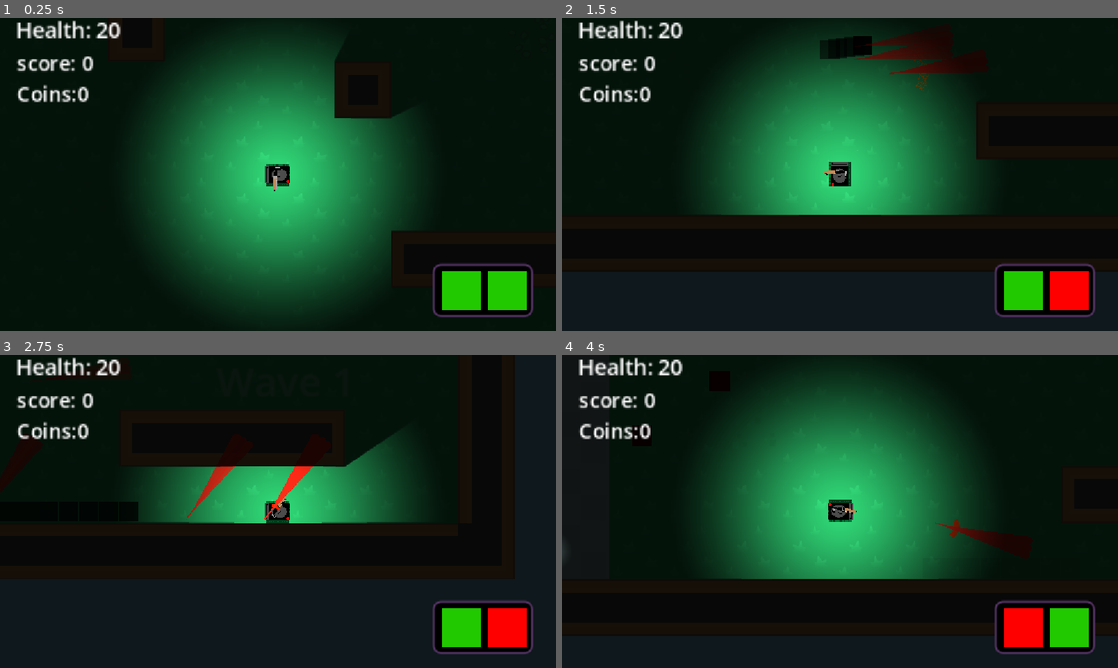
Above: before the commit, frames 1-4 (two rows, left to right).
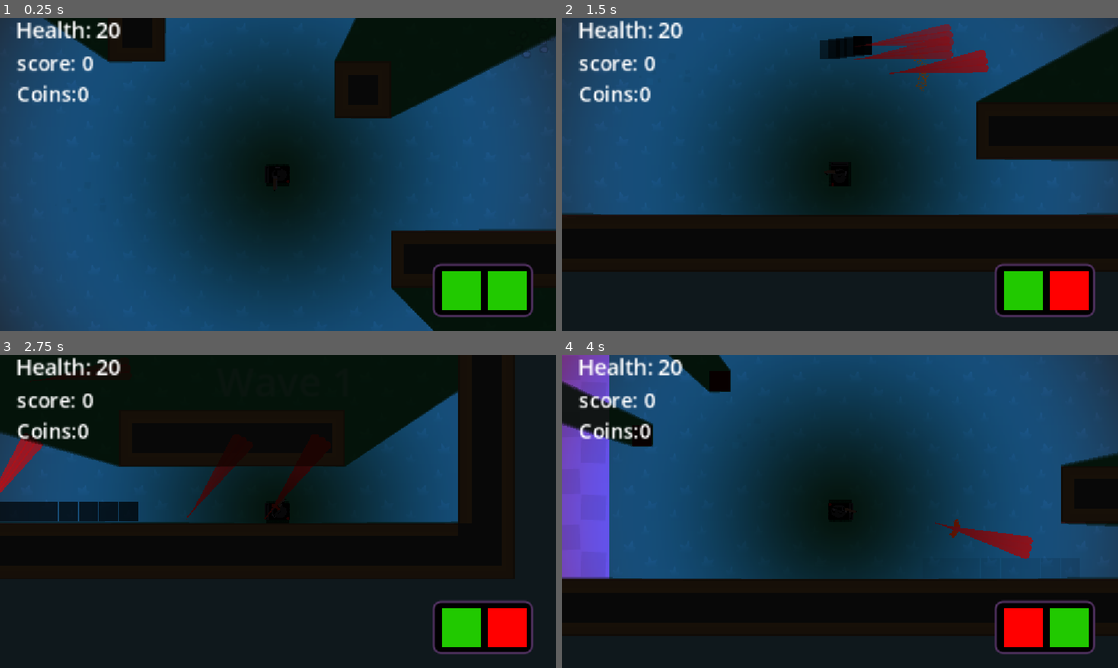
Above: after the commit, the same moments.

Repository: isaacK-428/shot_gun_craze
Game: Godot game, scene res://scenes/maps/courtyard.tscn
Two runs of this game, one before a commit and one after it. Both use one fixed random seed, a clock stepped at 60 frames per second and the inputs below.
Inputs (mouse positions are in pixels of both pictures, inside the frame that each line leads up to):
- Up to frame 1 (0.25 s): no input
- Up to frame 2 (1.5 s): tap Enter at 0.5 s; move the mouse to (962, 158) at 0.52 s; hold Right (go_right) 0.53-1.28 s; hold Space (shoot) 0.53-1.28 s; tap Shift (dash) at 0.6 s; move the mouse to (728, 190) at 1.27 s; hold Down (go_down) from 1.28 s (still down); tap Space (shoot) at 1.35 s
- Up to frame 3 (2.75 s): tap Shift (dash) at 1.55, 2.1 s; tap R (restart) at 2 s; move the mouse to (333, 442) at 2.02 s; release Down (go_down) at 2.03 s; hold Right (go_right) from 2.03 s (still down); hold Space (shoot) from 2.03 s (still down)
- Up to frame 4 (4 s): move the mouse to (812, 574) at 2.77 s; release Right (go_right) at 2.78 s; release Space (shoot) at 2.78 s; hold Up (go_up) 2.78-3.53 s; tap E (melee_attack) at 2.85 s; tap Shift (dash) at 3.05 s; move the mouse to (1006, 558) at 3.52 s; hold Left (go_left) from 3.53 s (still down); hold Space (shoot) from 3.53 s (still down)

The runs differ from the first frame. In frame 1, 80% of the frame differs, in the area x 0-100%, y 0-100%; in frame 2, 54%; in frame 3, 18%; in frame 4, 67%.

Commit message:
Shop improvements
made so UI shop impreovements I also messed up the light texture :(

Diff:
--- /dev/null
+++ b/powerUp.json
@@ -0,0 +1,29 @@
+{
+  "oldParams": true,
+  "wave_type": 0,
+  "p_env_attack": 0,
+  "p_env_sustain": 0.27695315108885105,
+  "p_env_punch": 0,
+  "p_env_decay": 0.29843206288319535,
+  "p_base_freq": 0.3198878472805862,
+  "p_freq_limit": 0,
+  "p_freq_ramp": 0.27152297502566364,
+  "p_freq_dramp": 0,
+  "p_vib_strength": 0,
+  "p_vib_speed": 0,
+  "p_arp_mod": 0,
+  "p_arp_speed": 0,
+  "p_duty": 0.30447000943190455,
+  "p_duty_ramp": 0,
+  "p_repeat_speed": 0.647786591233678,
+  "p_pha_offset": 0,
+  "p_pha_ramp": 0,
+  "p_lpf_freq": 1,
+  "p_lpf_ramp": 0,
+  "p_lpf_resonance": 0,
+  "p_hpf_freq": 0,
+  "p_hpf_ramp": 0,
+  "sound_vol": 0.25,
+  "sample_rate": 44100,
+  "sample_size": 8
+}
--- a/scenes/UI/main_menu.tscn
+++ b/scenes/UI/main_menu.tscn
@@ -6,6 +6,7 @@
 [ext_resource type="StyleBox" uid="uid://btuhcg7n0r51" path="res://themes/normal.tres" id="3_wu84c"]
 [ext_resource type="StyleBox" uid="uid://db0st4lxg6fwu" path="res://themes/normal_hover.tres" id="4_8ln24"]
 [ext_resource type="StyleBox" uid="uid://dr3stafqn7dpd" path="res://themes/pressed.tres" id="5_rtw2f"]
+[ext_resource type="AudioStream" uid="uid://dhmm8yc674fd0" path="res://assets/click.wav" id="7_bm8t2"]
 
 [sub_resource type="StyleBoxFlat" id="StyleBoxFlat_8ln24"]
 bg_color = Color(0.34454858, 0.6472204, 0.7514278, 1)
@@ -91,6 +92,7 @@
 text = "play random map"
 
 [node name="settings" type="Button" parent="." unique_id=1390589099]
+visible = false
 layout_mode = 0
 offset_left = 1062.0
 offset_top = 9.0
@@ -100,6 +102,7 @@
 flat = true
 
 [node name="Sprite2D" type="Sprite2D" parent="." unique_id=1168395433]
+visible = false
 position = Vector2(1120, 111)
 scale = Vector2(0.1, 0.1)
 texture = ExtResource("2_ekxnf")
@@ -177,6 +180,37 @@
 offset_right = 629.0
 offset_bottom = 416.0
 text = "Shop"
+
+[node name="click" type="AudioStreamPlayer" parent="." unique_id=1589763821]
+stream = ExtResource("7_bm8t2")
+
+[node name="Polygon2D" type="Polygon2D" parent="." unique_id=266280421]
+color = Color(0.310566, 0.3426111, 0.99995023, 1)
+polygon = PackedVector2Array(12, -23, 99, 54, 55, 126, 123, 236, 195, 252, 127, 339, 167, 393, 123, 456, 111, 553, 84, 647, -61, 660, -62, 68)
+
+[node name="Polygon2D2" type="Polygon2D" parent="." unique_id=1232969572]
+position = Vector2(-49, 1)
+color = Color(0.5202755, 0.6020079, 1, 1)
+polygon = PackedVector2Array(12, -23, 99, 54, 33, 118, 95, 166, 98, 239, 170, 268, 123, 355, 169, 400, 136, 411, 92, 455, 110, 483, 101, 552, 91, 576, 57, 595, 83, 625, 84, 647, -61, 660, -62, 68)
+
+[node name="Label" type="Label" parent="." unique_id=2106267902]
+layout_mode = 0
+offset_left = 9.0
+offset_top = 15.0
+offset_right = 208.0
+offset_bottom = 76.0
+theme_override_font_sizes/font_size = 44
+text = "Shot gun "
+
+[node name="Label2" type="Label" parent="." unique_id=541743706]
+layout_mode = 0
+offset_left = 28.0
+offset_top = 66.0
+offset_right = 225.0
+offset_bottom = 161.0
+theme_override_colors/font_color = Color(1, 0, 0, 1)
+theme_override_font_sizes/font_size = 69
+text = "RAGE!"
 
 [connection signal="pressed" from="difficulties/easy" to="." method="easy"]
 [connection signal="pressed" from="difficulties/medium" to="." method="medium"]
--- a/scenes/UI/shop.tscn
+++ b/scenes/UI/shop.tscn
@@ -1,6 +1,18 @@
 [gd_scene format=3 uid="uid://lxsx3rqaxjrj"]
 
 [ext_resource type="Script" uid="uid://k0so8skiaami" path="res://scripts/shop.gd" id="1_lx5au"]
+[ext_resource type="StyleBox" uid="uid://db0st4lxg6fwu" path="res://themes/normal_hover.tres" id="2_7fby8"]
+[ext_resource type="AudioStream" uid="uid://dhmm8yc674fd0" path="res://assets/click.wav" id="2_7wykl"]
+[ext_resource type="StyleBox" uid="uid://btuhcg7n0r51" path="res://themes/normal.tres" id="3_dv4yl"]
+[ext_resource type="StyleBox" uid="uid://dr3stafqn7dpd" path="res://themes/pressed.tres" id="3_t7s57"]
+
+[sub_resource type="StyleBoxFlat" id="StyleBoxFlat_7wykl"]
+bg_color = Color(0.20059997, 0.59, 0.5575499, 1)
+
+[sub_resource type="Gradient" id="Gradient_dv4yl"]
+
+[sub_resource type="GradientTexture2D" id="GradientTexture2D_t7s57"]
+gradient = SubResource("Gradient_dv4yl")
 
 [node name="shop" type="Control" unique_id=394189612]
 layout_mode = 3
@@ -10,6 +22,15 @@
 grow_horizontal = 2
 grow_vertical = 2
 script = ExtResource("1_lx5au")
+
+[node name="Panel" type="Panel" parent="." unique_id=1915658121]
+layout_mode = 0
+offset_right = 1162.0
+offset_bottom = 655.0
+theme_override_styles/panel = SubResource("StyleBoxFlat_7wykl")
+
+[node name="Sprite2D" type="Sprite2D" parent="." unique_id=896460230]
+texture = SubResource("GradientTexture2D_t7s57")
 
 [node name="back" type="Button" parent="." unique_id=897055877]
 layout_mode = 0
@@ -23,6 +44,9 @@
 offset_top = 151.0
 offset_right = 495.0
 offset_bottom = 214.0
+theme_override_styles/normal = ExtResource("3_dv4yl")
+theme_override_styles/pressed = ExtResource("3_t7s57")
+theme_override_styles/hover = ExtResource("2_7fby8")
 text = "Dash"
 
 [node name="spike_ball" type="Button" parent="." unique_id=1099263356]
@@ -31,6 +55,9 @@
 offset_top = 151.0
 offset_right = 620.0
 offset_bottom = 214.0
+theme_override_styles/normal = ExtResource("3_dv4yl")
+theme_override_styles/pressed = ExtResource("3_t7s57")
+theme_override_styles/hover = ExtResource("2_7fby8")
 text = "spike ball"
 
 [node name="frost" type="Button" parent="." unique_id=1458684070]
@@ -39,6 +66,9 @@
 offset_top = 151.0
 offset_right = 751.0
 offset_bottom = 214.0
+theme_override_styles/normal = ExtResource("3_dv4yl")
+theme_override_styles/pressed = ExtResource("3_t7s57")
+theme_override_styles/hover = ExtResource("2_7fby8")
 text = "frost"
 
 [node name="fireball" type="Button" parent="." unique_id=671297152]
@@ -47,6 +77,9 @@
 offset_top = 263.0
 offset_right = 494.0
 offset_bottom = 326.0
+theme_override_styles/normal = ExtResource("3_dv4yl")
+theme_override_styles/pressed = ExtResource("3_t7s57")
+theme_override_styles/hover = ExtResource("2_7fby8")
 text = "fireball"
 
 [node name="coins_label" type="Label" parent="." unique_id=63073806]
@@ -64,7 +97,7 @@
 offset_top = 219.0
 offset_right = 472.0
 offset_bottom = 242.0
-text = "1                              7                             10"
+text = "0                              10                             40"
 
 [node name="Label2" type="Label" parent="." unique_id=1946098913]
 layout_mode = 0
@@ -72,10 +105,37 @@
 offset_top = 332.0
 offset_right = 714.0
 offset_bottom = 355.0
-text = "20                              70                             20"
+text = "70                              "
+
+[node name="click" type="AudioStreamPlayer" parent="." unique_id=940121912]
+stream = ExtResource("2_7wykl")
+autoplay = true
+
+[node name="Label3" type="Label" parent="." unique_id=812848820]
+layout_mode = 0
+offset_left = 480.0
+offset_top = 451.0
+offset_right = 651.0
+offset_bottom = 474.0
+text = "Equipped ability: dash"
+
+[node name="Label4" type="Label" parent="." unique_id=980824459]
+visible = false
+layout_mode = 0
+offset_left = 252.0
+offset_top = 493.0
+offset_right = 891.0
+offset_bottom = 532.0
+theme_override_font_sizes/font_size = 28
+text = "you dont have enough money for this purchase"
+
+[node name="Timer" type="Timer" parent="." unique_id=322696248]
+wait_time = 0.447
+one_shot = true
 
 [connection signal="pressed" from="back" to="." method="_on_back_pressed"]
 [connection signal="pressed" from="dash" to="." method="_on_dash_pressed"]
 [connection signal="pressed" from="spike_ball" to="." method="_on_spike_ball_pressed"]
 [connection signal="pressed" from="frost" to="." method="_on_ability_3_pressed"]
 [connection signal="pressed" from="fireball" to="." method="_on_fireball_pressed"]
+[connection signal="timeout" from="Timer" to="." method="_on_timer_timeout"]
--- a/scenes/bullet.tscn
+++ b/scenes/bullet.tscn
@@ -76,6 +76,7 @@
 one_shot = true
 
 [node name="PointLight2D" type="PointLight2D" parent="." unique_id=1210347827]
+visible = false
 scale = Vector2(4.99, 4.99)
 energy = 0.32
 shadow_enabled = true
--- a/scenes/game_over_screen.tscn
+++ b/scenes/game_over_screen.tscn
@@ -1,8 +1,6 @@
 [gd_scene format=3 uid="uid://b2b4dvvpw1568"]
 
 [ext_resource type="Script" uid="uid://byk4qo2du5k60" path="res://scripts/game_over_screen.gd" id="1_iwahs"]
-[ext_resource type="Texture2D" uid="uid://b4g3iirll3lxe" path="res://scenes/textures/light.tres" id="2_61w2s"]
-[ext_resource type="AudioStream" uid="uid://dhmm8yc674fd0" path="res://assets/click.wav" id="2_jw6e5"]
 
 [sub_resource type="StyleBoxFlat" id="StyleBoxFlat_iwahs"]
 bg_color = Color(0.6, 0.44400004, 0.44400004, 0.79607844)
@@ -118,18 +116,6 @@
 grow_vertical = 2
 text = "Go to main menu"
 
-[node name="click" type="AudioStreamPlayer" parent="." unique_id=1221407043]
-stream = ExtResource("2_jw6e5")
-pitch_scale = 1.3
-bus = &"SFX"
-
-[node name="PointLight2D" type="PointLight2D" parent="." unique_id=1054016520]
-visible = false
-position = Vector2(567, 328)
-scale = Vector2(10.93, 10.93)
-shadow_enabled = true
-texture = ExtResource("2_61w2s")
-
 [node name="DirectionalLight2D" type="DirectionalLight2D" parent="." unique_id=1102419952]
 energy = 0.44
 
--- a/scenes/maps/house_map.tscn
+++ b/scenes/maps/house_map.tscn
@@ -17,10 +17,6 @@
 [node name="layer 2" parent="tile_map" unique_id=2021952899 instance=ExtResource("3_yye1h")]
 modulate = Color(1, 1, 1, 0.45882353)
 z_index = 101
-
-[node name="player" parent="." unique_id=156242723 instance=ExtResource("4_1lhhg")]
-health = 20
-weapon_equiped = "shot gun"
 
 [node name="enemy_spawn_container" type="Node" parent="." unique_id=495950726]
 
@@ -46,3 +42,6 @@
 position = Vector2(-252, 380)
 
 [node name="CanvasModulate" parent="." unique_id=1536183115 instance=ExtResource("7_2b2o2")]
+
+[node name="player" parent="." unique_id=156242723 instance=ExtResource("4_1lhhg")]
+weapon_equiped = "shot gun"
--- a/scenes/maps/idk.tscn
+++ b/scenes/maps/idk.tscn
@@ -21,7 +21,6 @@
 z_index = 0
 
 [node name="player" parent="." unique_id=156242723 instance=ExtResource("4_1hov8")]
-health = 20
 weapon_equiped = "shot gun"
 
 [node name="enemy_spawn_container" type="Node" parent="." unique_id=495950726]
--- a/scenes/player.tscn
+++ b/scenes/player.tscn
@@ -8,6 +8,9 @@
 [ext_resource type="AudioStream" uid="uid://b1xk3c4c00slh" path="res://assets/shoot affect.wav" id="6_smehm"]
 [ext_resource type="Texture2D" uid="uid://b4g3iirll3lxe" path="res://scenes/textures/light.tres" id="6_tuyoq"]
 [ext_resource type="PackedScene" uid="uid://b2b4dvvpw1568" path="res://scenes/game_over_screen.tscn" id="7_fjrip"]
+[ext_resource type="AudioStream" uid="uid://cu11svh5xk7u1" path="res://assets/ahahah.wav" id="7_ur7pv"]
+[ext_resource type="AudioStream" uid="uid://od1ustgo4n0n" path="res://assets/hitHurt copy.wav" id="10_y4r1p"]
+[ext_resource type="AudioStream" uid="uid://dhmm8yc674fd0" path="res://assets/click.wav" id="11_d2wvv"]
 
 [sub_resource type="Gradient" id="Gradient_smehm"]
 offsets = PackedFloat32Array(0)
@@ -296,6 +299,10 @@
 bus = &"SFX"
 
 [node name="melee_swing" type="AudioStreamPlayer" parent="." unique_id=159031743]
+stream = ExtResource("7_ur7pv")
+pitch_scale = 2.25
+mix_target = 1
+bus = &"SFX"
 
 [node name="power_up_heal" type="AudioStreamPlayer" parent="." unique_id=1167678177]
 
@@ -304,7 +311,7 @@
 [node name="move" type="AudioStreamPlayer" parent="." unique_id=483770522]
 
 [node name="PointLight2D" type="PointLight2D" parent="." unique_id=1267145944]
-scale = Vector2(5.44, 5.44)
+scale = Vector2(9.34, 9.34)
 energy = 1.15
 shadow_enabled = true
 shadow_filter = 1
@@ -320,10 +327,6 @@
 [node name="bullet_visual_cooldown" type="Timer" parent="." unique_id=1352815108]
 wait_time = 0.201
 one_shot = true
-
-[node name="game_over_screen" parent="." unique_id=1579867362 instance=ExtResource("7_fjrip")]
-visible = false
-scale = Vector2(0.52, 0.52)
 
 [node name="ColorRect" type="ColorRect" parent="." unique_id=225662646]
 z_index = -2000
@@ -332,6 +335,17 @@
 offset_right = 945.69006
 offset_bottom = 914.6552
 color = Color(0.53999996, 0.8619999, 1, 1)
+
+[node name="game_over_screen" parent="." unique_id=1579867362 instance=ExtResource("7_fjrip")]
+visible = false
+scale = Vector2(0.52, 0.52)
+
+[node name="take_damage" type="AudioStreamPlayer" parent="." unique_id=1420301551]
+stream = ExtResource("10_y4r1p")
+
+[node name="click" type="AudioStreamPlayer" parent="." unique_id=1661086496]
+stream = ExtResource("11_d2wvv")
+autoplay = true
 
 [connection signal="body_entered" from="enemy_detect" to="." method="_on_enemy_detect_body_entered"]
 [connection signal="body_exited" from="enemy_detect" to="." method="_on_enemy_detect_body_exited"]
--- a/scenes/textures/light.tres
+++ b/scenes/textures/light.tres
@@ -2,8 +2,8 @@
 
 [sub_resource type="Gradient" id="Gradient_smehm"]
 interpolation_mode = 2
-offsets = PackedFloat32Array(0, 0.67168677)
-colors = PackedColorArray(1, 1, 1, 1, 0, 0, 0, 1)
+offsets = PackedFloat32Array(0, 0.48192772, 0.9819277)
+colors = PackedColorArray(0, 0, 0, 1, 0.40833324, 0.29000002, 1, 1, 0.7, 0, 0, 1)
 
 [resource]
 gradient = SubResource("Gradient_smehm")
--- a/scripts/enemy.gd
+++ b/scripts/enemy.gd
@@ -38,7 +38,6 @@
 	recoil_amount.move_toward(Vector2.ZERO,2200.0*delta)
 	if enemy_type == "shooter" || enemy_type == "bomber":
 		gun.look_at(cheese.player_pos)
-	#print(inside,"   ",can_damage)
 	if inside:
 		if can_damage == true:
 			if enemy_type!="shooter":
@@ -74,8 +73,6 @@
 				agent.target_position=interest
 
 func take_damage(amount):
-	var S_P = sound_player.instantiate()
-	get_tree().root.add_child(S_P)
 	var hit = hit_particles.instantiate()
 	hit.global_position = global_position
 	hit.emitting = true
@@ -83,10 +80,13 @@
 	health-=amount
 	if health<=0:
 		die.call_deferred()
+		var S_P = sound_player.instantiate()
 		S_P.sound = 2
+		get_tree().root.add_child(S_P)
 	else:
+		var S_P = sound_player.instantiate()
 		S_P.sound = 1
-	get_tree().root.add_child(S_P)
+		get_tree().root.add_child(S_P)
 func die():
 	loot_drops()
 	cheese.total_alive_enemies-=1
--- a/scripts/game_over_screen.gd
+++ b/scripts/game_over_screen.gd
@@ -1,5 +1,4 @@
 extends Control
-@onready var click: AudioStreamPlayer = $click
 
 var main_menu = preload("res://scenes/UI/main_menu.tscn")
 # Called when the node enters the scene tree for the first time.
@@ -15,9 +14,7 @@
 func _on_retry_pressed() -> void:
 	get_tree().reload_current_scene()
 	cheese.start()
-	click.play()
 
 
 func _on_main_menu_pressed() -> void:
 	get_tree().change_scene_to_packed(main_menu)
-	click.play()
--- a/scripts/main_menu.gd
+++ b/scripts/main_menu.gd
@@ -1,4 +1,6 @@
 extends Control
+@onready var click: AudioStreamPlayer = $click
+
 var difficulty = 1
 var active = preload("res://themes/active.tres")
 var normal = preload("res://themes/normal.tres")
@@ -29,22 +31,27 @@
 
 
 func easy() -> void:
+	click_sound()
 	difficulty = 1
 	change_visuals(1)
 func medium() -> void:
+	click_sound()
 	difficulty = 2
 	change_visuals(2)
 func hard() -> void:
+	click_sound()
 	difficulty = 3
 	change_visuals(3)
 
 
 func _on_button_2_pressed() -> void:
+	click_sound()
 	print("settings")
 	get_tree().change_scene_to_file("res://scenes/UI/settings.tscn")
 
 
 func _on_play_random_pressed() -> void:
+	click_sound()
 	if maps:
 		cheese.difficulty = difficulty
 		var scene = maps.pick_random()
@@ -80,17 +87,20 @@
 func _on_house_pressed() -> void:
 	play_now()
 	get_tree().change_scene_to_packed(maps[1])
+	click_sound()
 
 
 
 func _on_courtyard_pressed() -> void:
 	play_now()
 	get_tree().change_scene_to_packed(maps[0])
+	click_sound()
 
 
 func _on_docks_pressed() -> void:
 	play_now()
 	get_tree().change_scene_to_packed(maps[2])
+	click_sound()
 func play_now():
 	pass
 
@@ -99,12 +109,17 @@
 func _on_cave_pressed() -> void:
 	play_now()
 	get_tree().change_scene_to_packed(maps[3])
+	click_sound()
 
 
 func _on_button_pressed() -> void:
 	get_tree().change_scene_to_packed(shop)
+	click_sound()
 
 
 func _on_arena_pressed() -> void:
 	play_now()
 	get_tree().change_scene_to_packed(maps[4])
+	click_sound()
+func click_sound():
+	click.play.call_deferred()
--- a/scripts/player.gd
+++ b/scripts/player.gd
@@ -48,7 +48,6 @@
 func _ready() -> void:
 	$PointLight2D.shadow_enabled = true
 	equipped_ability = cheese.equipped_ability
-	print(equipped_ability)
 	randomize()
 	hud.change_health(health)
 	gun_changed(weapon_equiped)
@@ -57,7 +56,6 @@
 func _physics_process(delta: float) -> void:
 	if damage>1:
 		$Node2D/rage.rotate(0.3*delta)
-	print(get_tree().get_nodes_in_group("asleep_bullet").size(), "     ",get_tree().get_nodes_in_group("bullet").size())
 	if on_enemy == true:
 		$CanvasModulate.show()
 	else:
@@ -163,6 +161,7 @@
 	can_shoot = true
 func take_damage(amount):
 	if invincibilty_frame==false:
+		$take_damage.play()
 		$invinsibilty_frame.start()
 		invincibilty_frame=true
 		health-=amount
--- a/scripts/shop.gd
+++ b/scripts/shop.gd
@@ -1,5 +1,6 @@
 extends Control
 @onready var coins_label: Label = $coins_label
+
 var equipped_ability = "dash"
 var owned_abilites = [
 	"dash"
@@ -12,9 +13,9 @@
 ]
 var coin_costs = [
 	0,
-	7,
 	10,
-	20
+	40,
+	70
 ]
 var coins = 0
 var main_menu = preload("res://scenes/UI/main_menu.tscn")
@@ -31,7 +32,7 @@
 
 # Called every frame. 'delta' is the elapsed time since the previous frame.
 func _process(delta: float) -> void:
-	pass
+	$Sprite2D.rotate(0.5*delta)
 
 
 func _on_back_pressed() -> void:
@@ -65,7 +66,8 @@
 		buy_ability(index)
 func change_ability(index):
 	equipped_ability = total_abilites[index]
-	#print(equipped_ability)
+	$Label3.text = total_abilites[index]
+
 func buy_ability(index):
 	if coin_costs[index]<=coins:
 		coins-=coin_costs[index]
@@ -74,6 +76,11 @@
 		print(owned_abilites,"  ",coins)
 		change_ability(index)
 	else:
-		print("you dont have enough money for this purchase")
+		$Label4.show()
+		$Timer.start()
 func update_UI(Coin):
 	coins_label.text = "Coins: "+str(Coin)
+
+
+func _on_timer_timeout() -> void:
+	$Label4.hide()
--- a/scripts/sound_affect_player.gd
+++ b/scripts/sound_affect_player.gd
@@ -5,11 +5,17 @@
 var sound: int = 1
 # Called when the node enters the scene tree for the first time.
 func _ready() -> void:
+	$hit.pitch_scale = randf_range(0,5)
 	match sound:
+
 		1:
 			hit.play()
+			print("hit")
 		2:
-			death.play()
+			$hit.pitch_scale = randf_range(4,7)
+			hit.play()
+			print("death")
+	print("   ")
 
 
 # Called every frame. 'delta' is the elapsed time since the previous frame.
